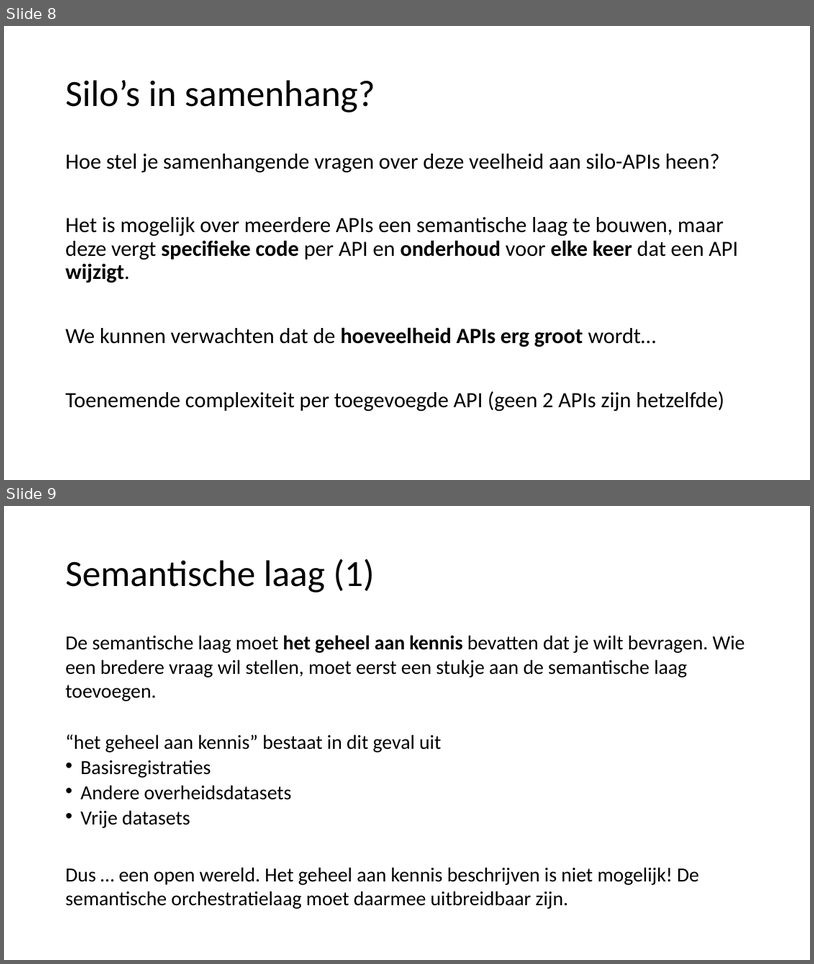
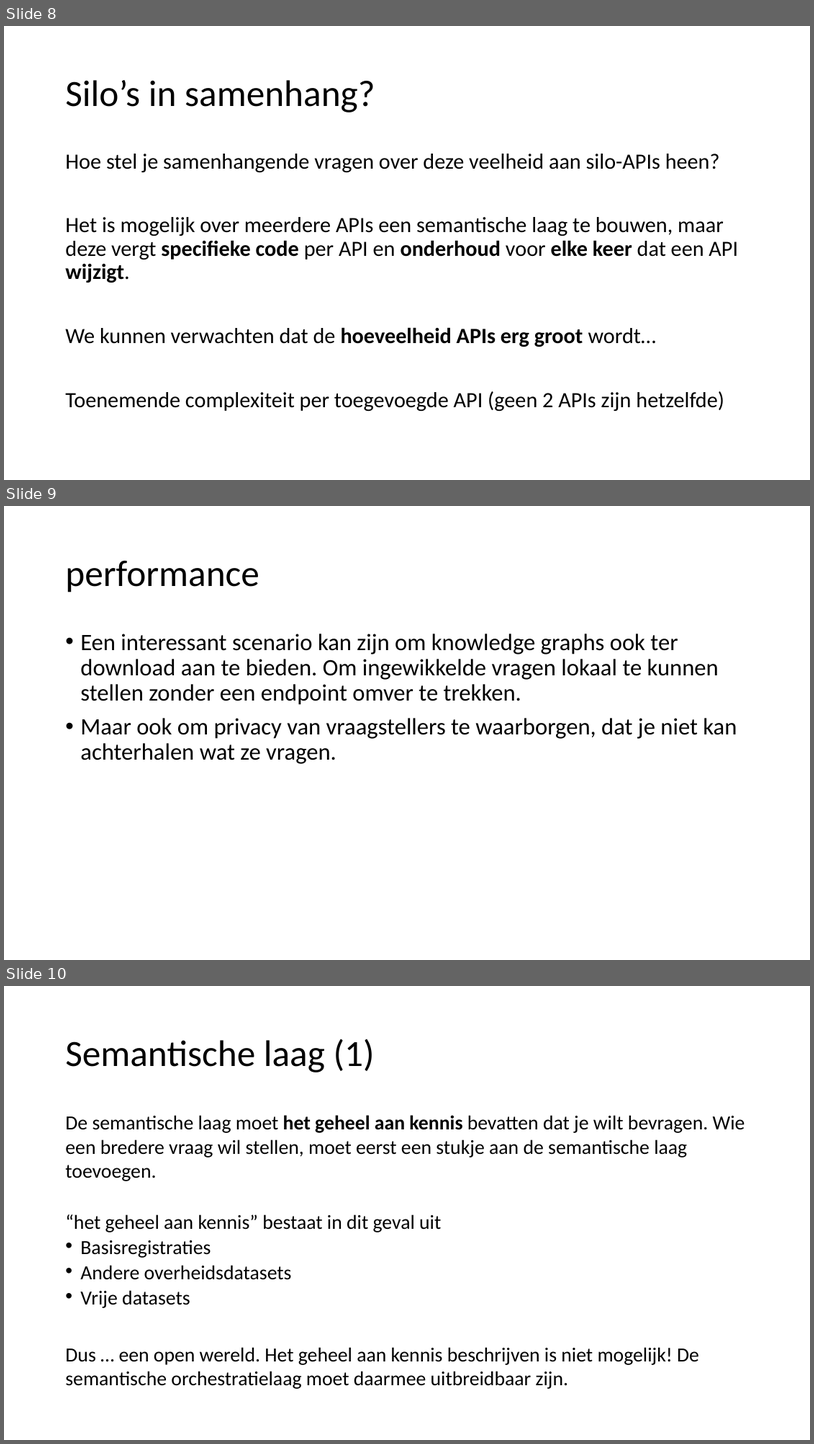
Before and after one commit to Geonovum/disgeo-demo, a slide deck: presentaties/lessons_learned.pptx. Shown one above the other, each under a label of ours: slides 8 and 9 before the commit, slides 8, 9 and 10 after it. The pictures are 814x964 and 814x1444 pixels, drawn with LibreOffice and Linux fonts; fonts in the diff are those of the drawing. Boxes give left, top, right and bottom in pixels: in the first picture for what was removed or moved away, otherwise in the second. Text is boxed around its words. In the diff, an @@ line names an element or a change of style, - is before the commit and + after.

```diff
--- a/presentaties/lessons_learned.pptx
+++ b/presentaties/lessons_learned.pptx
@@ slide 9 added at box(4, 506, 810, 960), background #FFFFFF @@
@@ title added at box(65, 561, 260, 592), 44 pt, text #000000 @@
+performance
@@ text added at box(80, 633, 737, 764), 28 pt, text #000000 @@
+• Een interessant scenario kan zijn om knowledge graphs ook ter download aan te bieden. Om ingewikkelde vragen lokaal te kunnen stellen zonder een endpoint omver te trekken.
+• Maar ook om privacy van vraagstellers te waarborgen, dat je niet kan achterhalen wat ze vragen.
@@ what was slide 9 is now slide 10 @@
```
Also in this commit, not shown: 1 slide changed, 1 other slide added.
